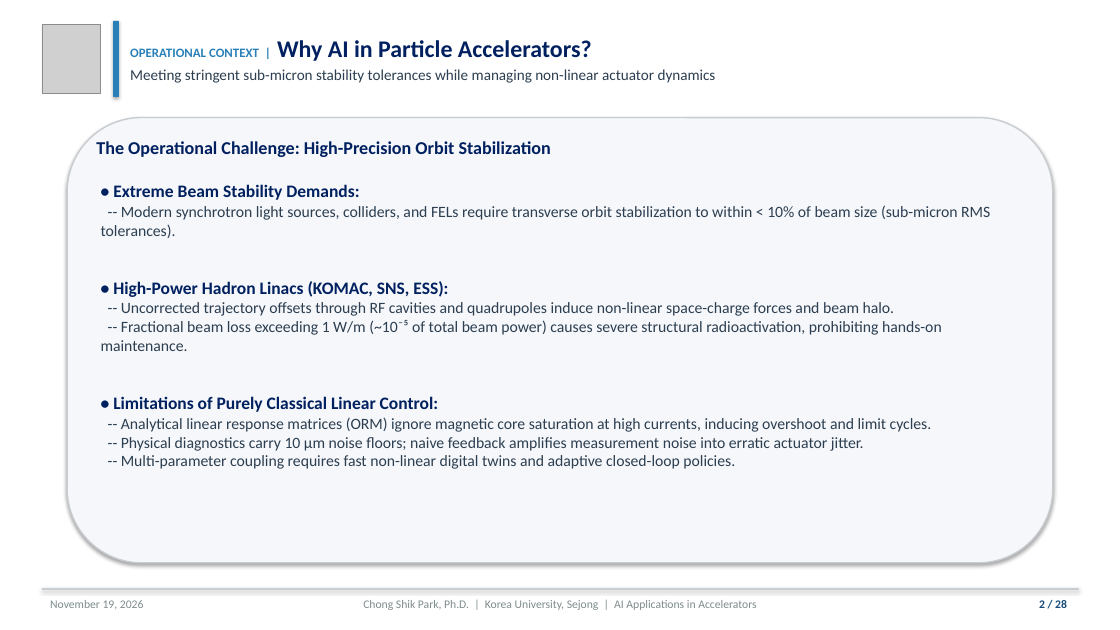
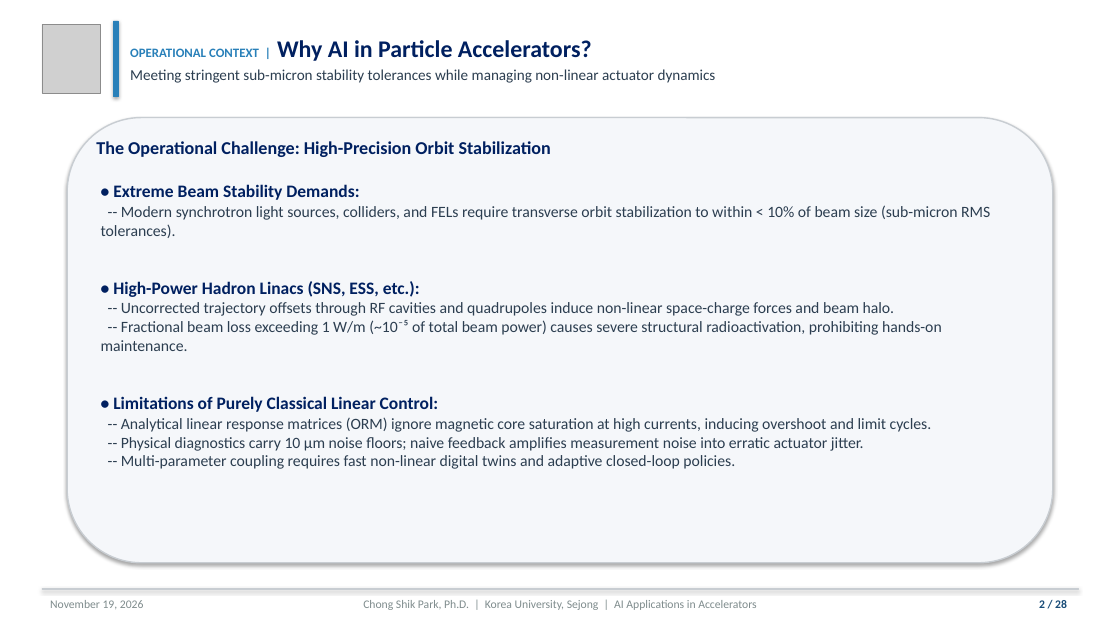
Before and after one commit to cspark7701/ai4acc-mini-hackathon, a slide deck: slide 2 of presentations/Lecture_1_AI_ML_Foundations_and_Control.pptx. Drawn at 1120x630 pixels with LibreOffice and Linux fonts; fonts in the diff are those of the drawing; grey boxes stand for pictures. Boxes give left, top, right and bottom in pixels: in the first picture for what was removed or moved away, otherwise in the second. Text is boxed around its words. In the diff, an @@ line names an element or a change of style, - is before the commit and + after.

Commit message:
Remove KOMAC and KAERI wording across repository documents and scripts
Purge all references to KOMAC and KAERI from markdown documents, docx guides, shell scripts, LaTeX sources, PPTX slides, and compiled presentation PDFs. Rebuild presentation PDF with xelatex and docx guides with updated metadata.

Files:
 M  AGENTS.md
 M  Dockerfile
 M  README.md
 M  dist/run_hackathon_mac_linux.sh
 M  dist/run_hackathon_windows.bat
 M  docker-compose.yml
 M  docs/Announcement.docx
 M  docs/Announcement.md
 M  docs/DOCKER_GUIDE.md
 M  docs/Docker Desktop Setup Guide.docx
 M  docs/Mini-Hackathon Participant Instructions.docx
 M  docs/Technical Preparation.docx
 M  presentations/Lecture_1_AI_ML_Foundations_and_Control.pdf
 M  presentations/Lecture_1_AI_ML_Foundations_and_Control.pptx
 M  presentations/Lecture_1_AI_ML_Foundations_and_Control.tex
 M  scripts/build_announcement_docx.py
 M  scripts/build_lecture_1_pptx.py
 M  scripts/create_bundle.sh
 M  scripts/docker_publish.sh
 M  scripts/update_docker_setup_docx.py
 M  setup.sh

```diff
--- a/presentations/Lecture_1_AI_ML_Foundations_and_Control.pptx
+++ b/presentations/Lecture_1_AI_ML_Foundations_and_Control.pptx
@@ text at (101,281,942,351): text changed @@
-• High-Power Hadron Linacs (KOMAC, SNS, ESS):
--- Uncorrected trajectory offsets through RF cavities and quadrupoles induce non-linear space-charge forces and beam halo.
--- Fractional beam loss exceeding 1 W/m (~10⁻⁵ of total beam power) causes severe structural radioactivation, prohibiting hands-on maintenance.
+• High-Power Hadron Linacs (SNS, ESS, etc.):
+-- Uncorrected trajectory offsets through RF cavities and quadrupoles induce non-linear space-charge forces and beam halo.
+-- Fractional beam loss exceeding 1 W/m (~10⁻⁵ of total beam power) causes severe structural radioactivation, prohibiting hands-on maintenance.
```
Also in this commit, not shown: 1 other slide changed, 20 other files.
